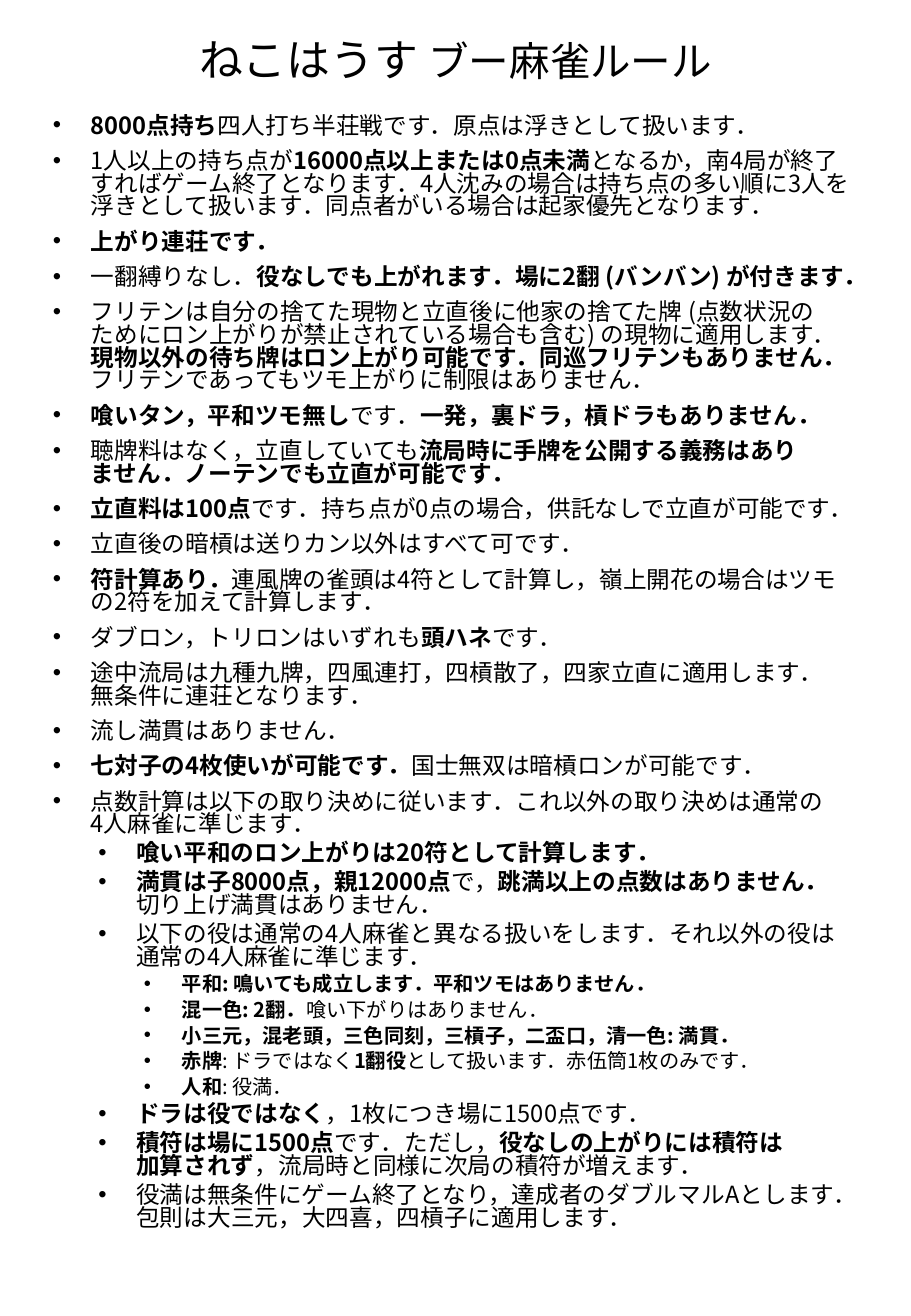
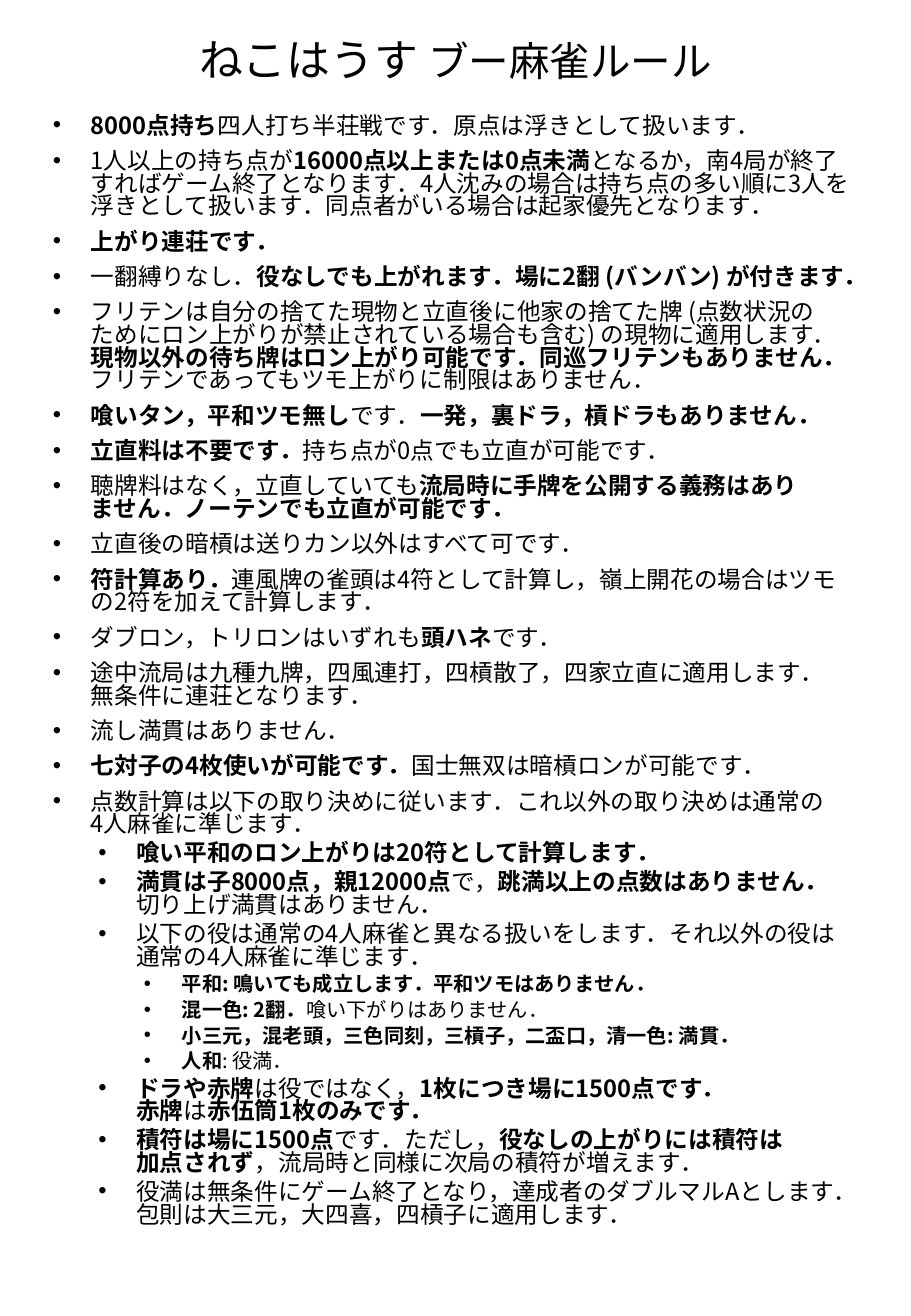
Before and after one commit to nkhrlab/neko-house, a slide deck: slide 10 of rules.pptx. Drawn at 911x1316 pixels with LibreOffice and Linux fonts; fonts in the diff are those of the drawing. Boxes give left, top, right and bottom in pixels: in the first picture for what was removed or moved away, otherwise in the second. Text is boxed around its words. In the diff, an @@ line names an element or a change of style, - is before the commit and + after.

Commit message:
ルール変更

```diff
--- a/rules.pptx
+++ b/rules.pptx
@@ subtitle at (x1=91, y1=439, x2=670, y2=461): paragraph added @@
+• 立直料は不要です．持ち点が0点でも立直が可能です．
@@ subtitle at (x1=91, y1=497, x2=854, y2=520): paragraph removed @@
-• 立直料は100点です．持ち点が0点の場合，供託なしで立直が可能です．
@@ subtitle at (x1=136, y1=1077, x2=783, y2=1174): text changed; bold on @@
-  • ドラは役ではなく，1枚につき場に1500点です．
-  • 積符は場に1500点です．ただし，役なしの上がりには積符は
-    加算されず，流局時と同様に次局の積符が増えます．
+  • ドラや赤牌は役ではなく，1枚につき場に1500点です．
+    赤牌は赤伍筒1枚のみです．
+  • 積符は場に1500点です．ただし，役なしの上がりには積符は
+    加点されず，流局時と同様に次局の積符が増えます．
@@ subtitle at (x1=182, y1=1050, x2=760, y2=1070): paragraph removed @@
-    • 赤牌: ドラではなく1翻役として扱います．赤伍筒1枚のみです．
```
Also in this commit, not shown: 2 other slides changed, 1 other file.
